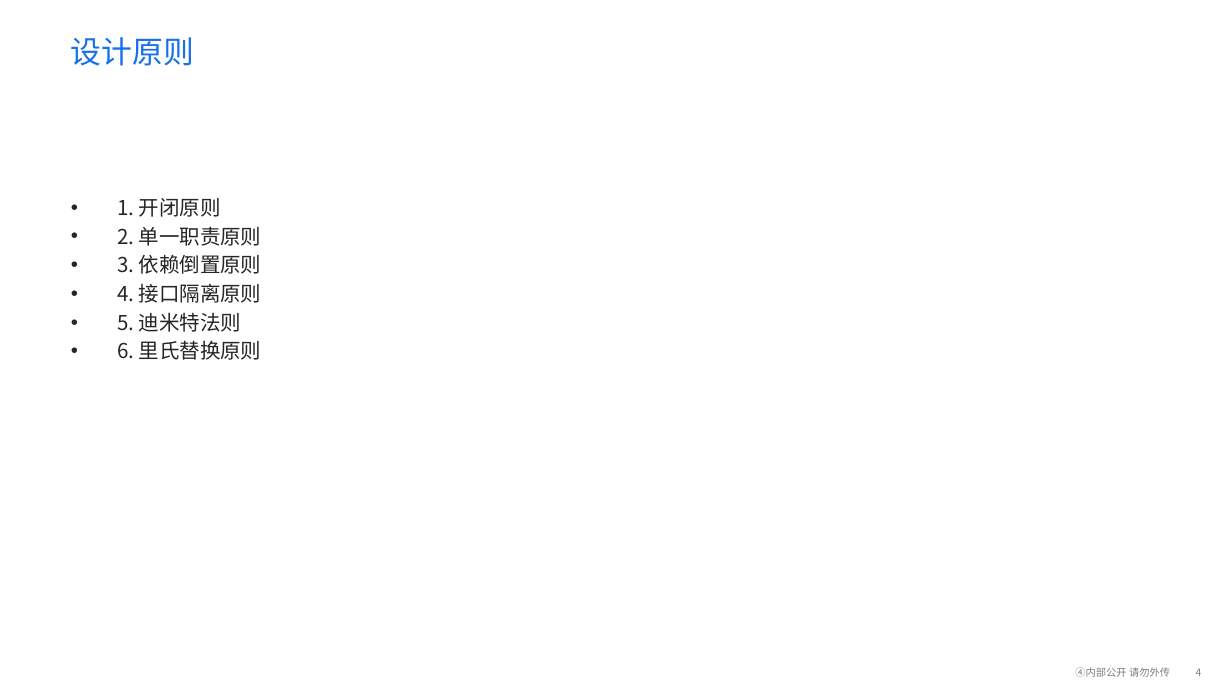
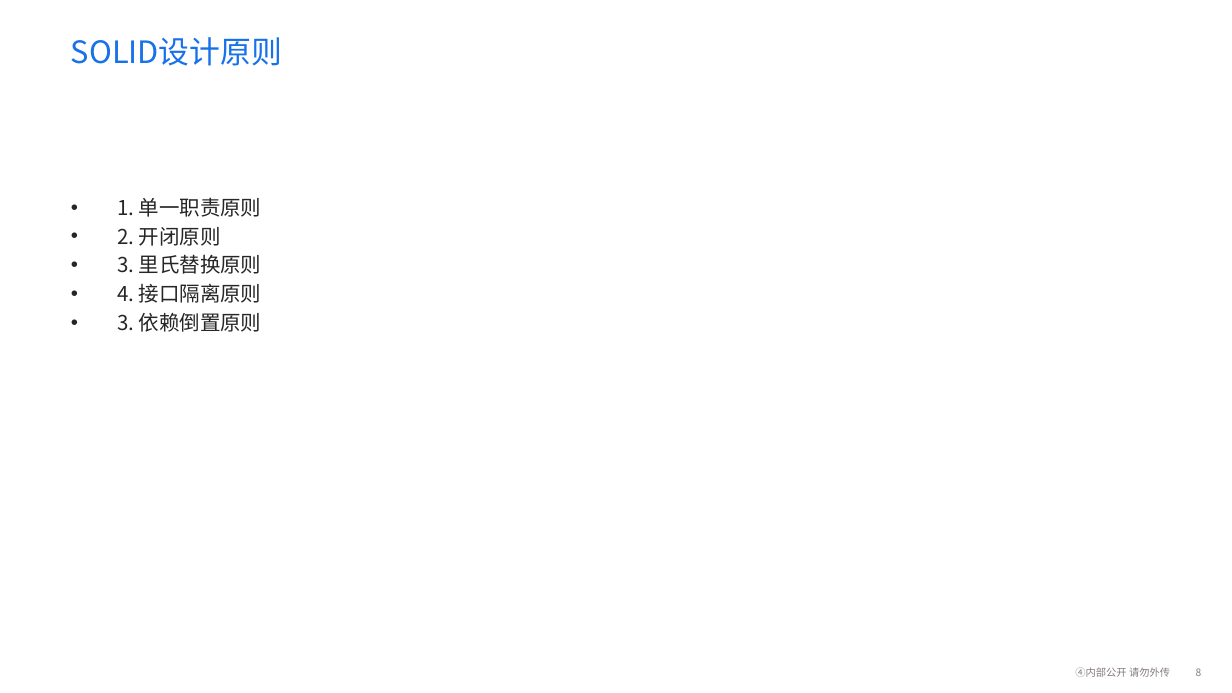
Before and after one commit to fionaVg1/wangyiyunketang, a slide deck: slide 8 of 分享/设计模式/前端之设计模式.pptx (slide 4 before the commit). Drawn at 1232x693 pixels with LibreOffice and Linux fonts; fonts in the diff are those of the drawing; background and template pictures are left out. Boxes give left, top, right and bottom in pixels: in the first picture for what was removed or moved away, otherwise in the second. Text is boxed around its words. In the diff, an @@ line names an element or a change of style, - is before the commit and + after.

```diff
--- a/分享/设计模式/前端之设计模式.pptx
+++ b/分享/设计模式/前端之设计模式.pptx
@@ title at (71,37,282,66): text changed @@
-设计原则
+SOLID设计原则
@@ text at (117,197,262,303): text changed @@
-• 1. 开闭原则
-• 2. 单一职责原则
+• 1. 单一职责原则
+• 2. 开闭原则
+• 3. 里氏替换原则
+• 4. 接口隔离原则
@@ text at (117,284,262,360): paragraphs removed @@
-• 4. 接口隔离原则
-• 5. 迪米特法则
-• 6. 里氏替换原则
@@ page number at (1196,668,1202,676): text changed @@
-4
+8
```
Also in this commit, not shown: 3 slides removed, 17 other files.
